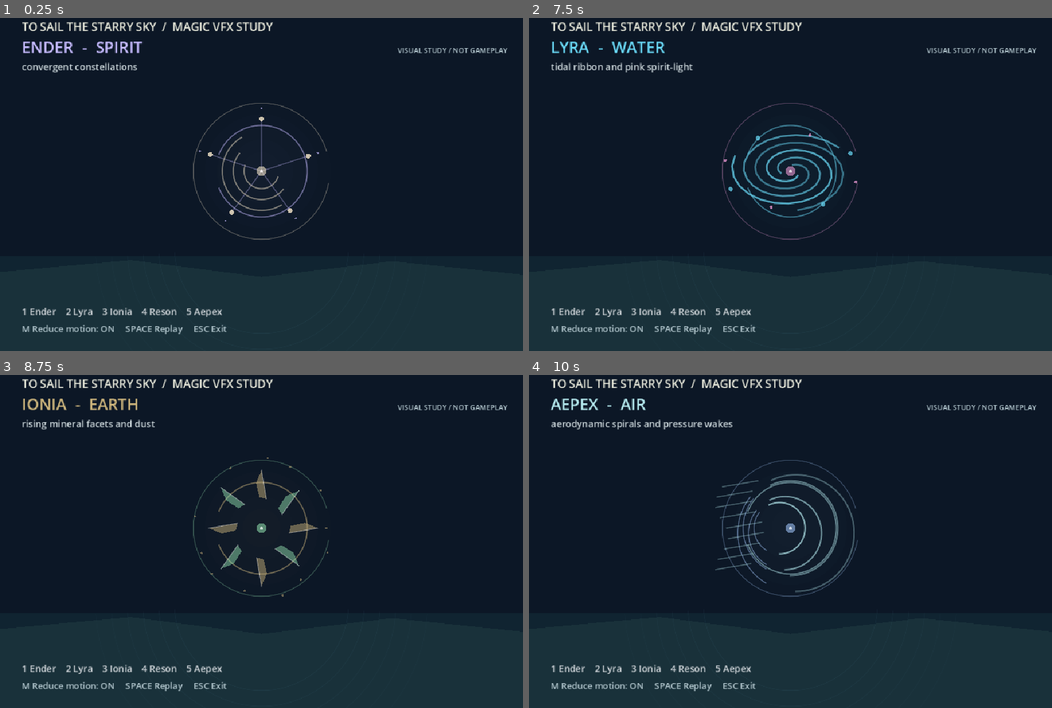
Above: before the commit, frames 1-4 (two rows, left to right).
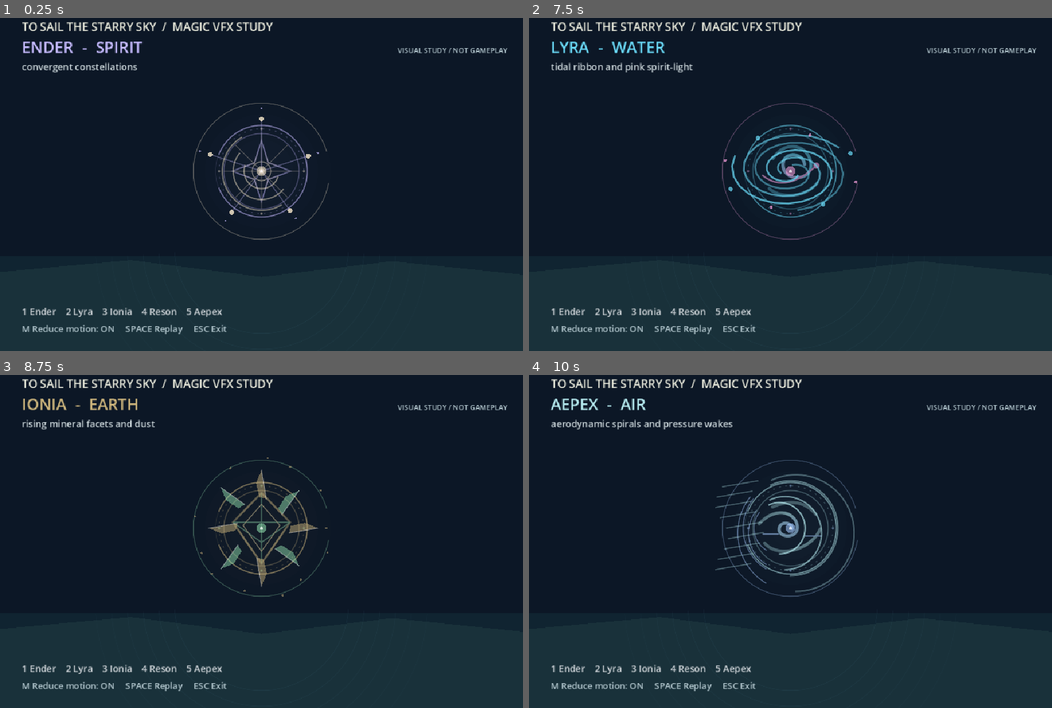
Above: after the commit, the same moments.

Repository: ndrorchestration/ToSailaStarrySky-jrpg
Game: Godot game, scene res://scenes/magic_vfx_showcase.tscn
Same seed, same stepped clock (60 frames per second), same inputs: the game is played once before the commit and once after it. This scene is started directly instead of the project's main scene.
Inputs:
- Up to frame 1 (0.25 s): no input
- Up to frame 2 (7.5 s): tap Enter at 0.5, 2, 3.5 s; hold Right (ui_right) 0.53-1.28 s; tap E at 0.6 s; tap Space at 0.77, 1.25, 1.52, 2.75, 3.02, 3.77, 4.25, 4.52, 6.02, 6.77 s; hold Down (ui_down) 1.28-2.03 s; tap R at 1.35 s; hold Right (ui_right) 2.03-2.78 s; tap V at 2.1 s; hold Up (ui_up) 2.78-3.53 s; tap C at 2.85 s; hold Left (ui_left) 3.53-5.03 s; tap T at 3.6 s; tap Y at 4.35 s; hold Down (ui_down) 5.03-5.78 s; tap G at 5.1 s; hold Right (ui_right) 5.78-6.53 s; tap B at 5.85 s; hold Up (ui_up) 6.53-7.28 s; tap 1 at 6.6 s; hold Right (ui_right) from 7.28 s (still down); tap 2 at 7.35 s
- Up to frame 3 (8.75 s): tap Space at 7.52 s; release Right (ui_right) at 8.03 s; hold Down (ui_down) from 8.03 s (still down); tap 3 at 8.1 s
- Up to frame 4 (10 s): release Down (ui_down) at 8.78 s; hold Left (ui_left) 8.78-9.53 s; tap 4 at 8.85 s; tap Space at 9.02, 9.77 s; hold Up (ui_up) from 9.53 s (still down); tap 5 at 9.6 s

The runs differ from the first frame. In frame 1, 0.6% of the frame differs, in the area x 41-59%, y 33-60%; in frame 2, 0.6%; in frame 3, 0.6%; in frame 4, 0.6%.

Commit message:
fix(vfx): draw SVG sigil behind spell geometry, above review backdrop

Diff:
--- a/godot/scripts/magic_vfx.gd
+++ b/godot/scripts/magic_vfx.gd
@@ -16,7 +16,7 @@
 func _ready() -> void:
     _sigil = Sprite2D.new()
     _sigil.texture_filter = CanvasItem.TEXTURE_FILTER_LINEAR
-    _sigil.z_index = -1
+    _sigil.show_behind_parent = true
     add_child(_sigil)
     play_affinity(character_id, reduced_motion)
 
